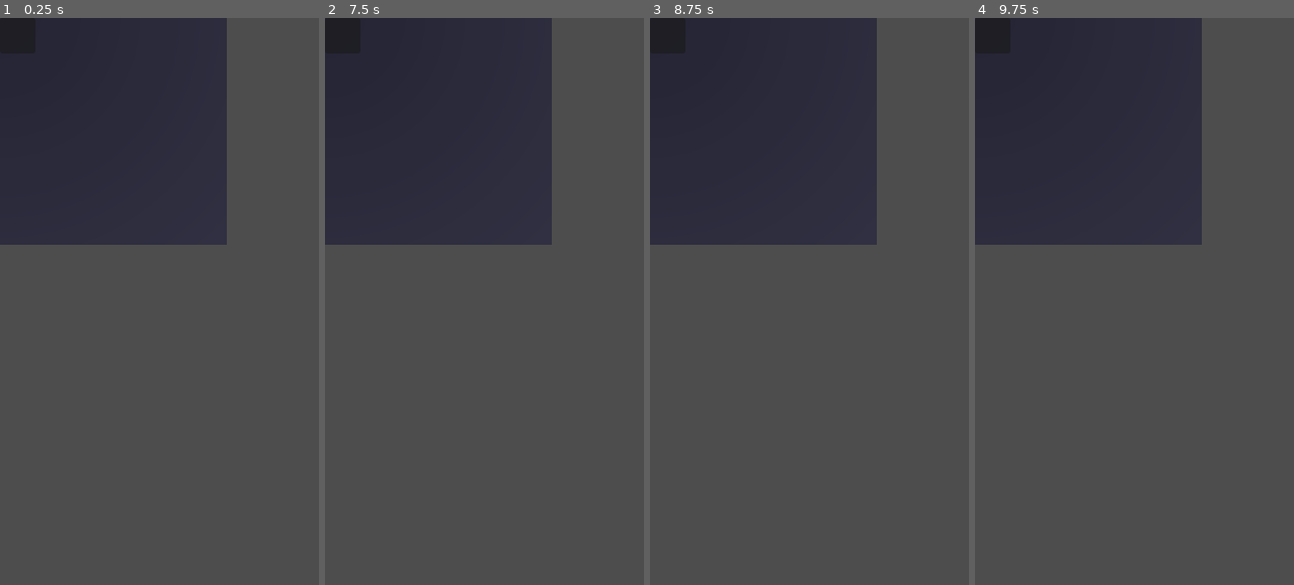
Above: before the commit, frames 1-4 (left to right).
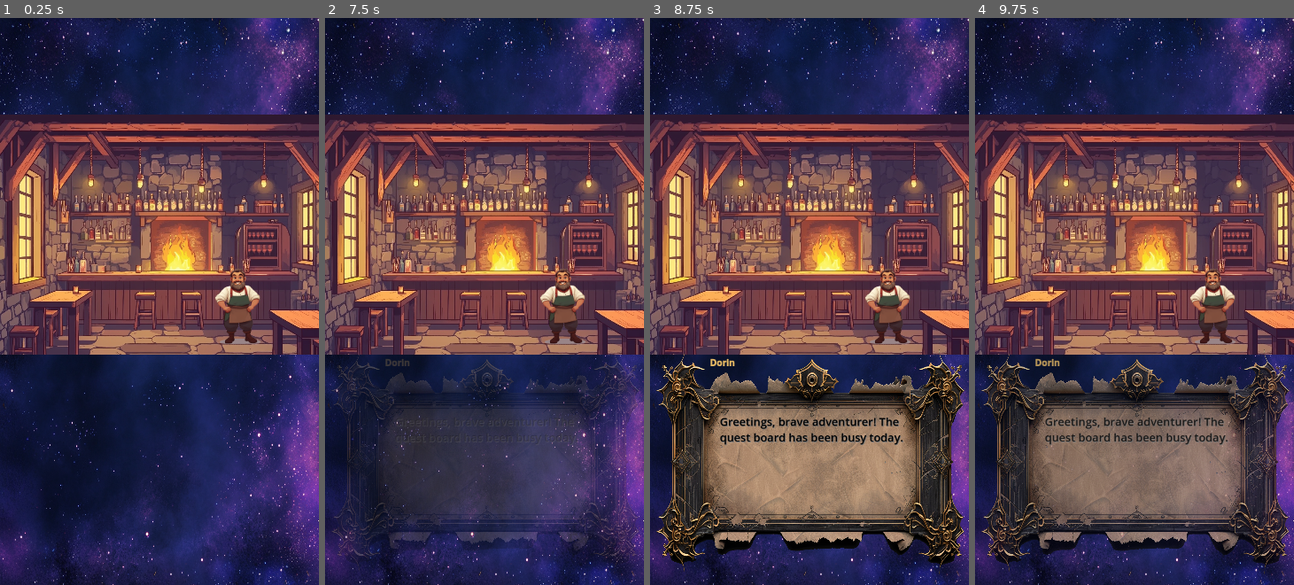
Above: after the commit, the same moments.

Repository: Wazaq/LifeQuest
Game: Godot game, scene res://scenes/main_menu/tavern_hub.tscn
The game is run twice, just before and just after one commit, with the same random seed, the same clock (stepped at 60 frames per second) and the same inputs. This scene is started directly instead of the project's main scene.
Inputs (mouse positions are in pixels of both pictures, inside the frame that each line leads up to):
- Up to frame 1 (0.25 s): no input
- Up to frame 2 (7.5 s): click (344, 35) at 0.52 s; click (344, 35) at 1.27 s; click (344, 35) at 2.02 s; click (344, 35) at 2.77 s; click (344, 35) at 3.52 s; click (344, 35) at 4.27 s; click (344, 35) at 5.02 s; click (344, 35) at 5.77 s; click (344, 35) at 6.52 s; tap Enter at 7.25 s; move the mouse to (554, 273) at 7.27 s; click (554, 273) at 7.42 s
- Up to frame 3 (8.75 s): tap Space at 8 s; move the mouse to (745, 329) at 8.02 s; click (745, 329) at 8.17 s
- Up to frame 4 (9.75 s): tap Enter at 8.75 s; move the mouse to (1166, 176) at 8.77 s; click (1166, 176) at 8.92 s; tap Space at 9.5 s; move the mouse to (1118, 414) at 9.52 s; click (1118, 414) at 9.67 s

The runs differ from the first frame. In frame 1, 89% of the frame differs, in the area x 0-100%, y 0-100%; in frame 2, 85%; in frame 3, 87%; in frame 4, 86%.

Commit message:
feat: Resolve navigation system architecture and eliminate duplicate nav bars
- Discovered navigation_container.gd in Main scene manages nav bar globally
- Fixed nav bar styling by removing UIRoot theme interference
- Restructured UI containers: NavigationContainer for persistent UI, ScreensContainer for dynamic content
- Updated navigation script references to new nav bar location
- Cleaned up obsolete character creation code and TODOs
- Implemented proper separation of concerns for UI architecture
- Added remote debugger workflow for live scene tree inspection

Phase 1 (Tavern Hub Foundation) complete - ready for Phase 2 (TutorialManager)

Diff:
--- a/scenes/main.tscn
+++ b/scenes/main.tscn
@@ -1,7 +1,6 @@
-[gd_scene load_steps=4 format=3 uid="uid://vxvn0u7kvv64"]
+[gd_scene load_steps=3 format=3 uid="uid://vxvn0u7kvv64"]
 
 [ext_resource type="Script" uid="uid://belcw5nfbpuei" path="res://scripts/ui/navigation_container.gd" id="1_0wfyh"]
-[ext_resource type="Theme" uid="uid://tswwpjjq4cws" path="res://assets/themes/fantasy_theme.tres" id="1_o5qli"]
 [ext_resource type="PackedScene" uid="uid://pr1y6pn052lh" path="res://scenes/ui/bottom_nav_bar.tscn" id="3_jyhfs"]
 
 [node name="Main" type="Node"]
@@ -14,7 +13,6 @@
 anchor_bottom = 1.0
 grow_horizontal = 2
 grow_vertical = 2
-theme = ExtResource("1_o5qli")
 
 [node name="Background" type="ColorRect" parent="UIRoot"]
 layout_mode = 1
@@ -23,7 +21,7 @@
 anchor_bottom = 1.0
 grow_horizontal = 2
 grow_vertical = 2
-color = Color(0.12, 0.12, 0.17, 1)
+color = Color(0.121569, 0.121569, 0.168627, 1)
 
 [node name="MainContainer" type="MarginContainer" parent="UIRoot"]
 layout_mode = 1
@@ -40,6 +38,14 @@
 [node name="ScreensContainer" type="Control" parent="UIRoot/MainContainer"]
 layout_mode = 2
 
+[node name="NavigationContainer" type="Control" parent="UIRoot/MainContainer"]
+layout_mode = 2
+mouse_filter = 2
+
+[node name="BottomNavBar" parent="UIRoot/MainContainer/NavigationContainer" instance=ExtResource("3_jyhfs")]
+layout_mode = 1
+offset_top = 0.0
+
 [node name="NotificationLayer" type="Control" parent="UIRoot"]
 layout_mode = 1
 anchors_preset = 15
@@ -52,7 +58,3 @@
 [node name="PopupLayer" type="Control" parent="UIRoot"]
 layout_mode = 1
 anchors_preset = 0
-
-[node name="BottomNavBar" parent="UIRoot" instance=ExtResource("3_jyhfs")]
-layout_mode = 1
-offset_top = 0.0
--- a/scenes/main_menu/tavern_hub.tscn
+++ b/scenes/main_menu/tavern_hub.tscn
@@ -1,8 +1,10 @@
-[gd_scene load_steps=4 format=3 uid="uid://drejf0edkb2xd"]
+[gd_scene load_steps=6 format=3 uid="uid://drejf0edkb2xd"]
 
 [ext_resource type="Script" uid="uid://bx0of50bewnjx" path="res://scripts/ui/tavern_hub.gd" id="1_cpg3s"]
-[ext_resource type="PackedScene" uid="uid://v8l1el1yvy1y" path="res://scenes/ui/background_texture.tscn" id="2_bbt8p"]
+[ext_resource type="Texture2D" uid="uid://o66uvvtv67ox" path="res://assets/ui/frames/scene_background_1.png" id="2_xfbap"]
+[ext_resource type="Texture2D" uid="uid://bsf21aa7ro82r" path="res://assets/sprites/Tavern_Interior.png" id="3_n0ylw"]
 [ext_resource type="PackedScene" uid="uid://pr1y6pn052lh" path="res://scenes/ui/bottom_nav_bar.tscn" id="3_o8kkw"]
+[ext_resource type="Texture2D" uid="uid://dma1l2astupoi" path="res://assets/sprites/Bartender_resized.png" id="4_xfbap"]
 
 [node name="TavernHub" type="Control"]
 layout_mode = 3
@@ -13,32 +15,64 @@
 grow_vertical = 2
 script = ExtResource("1_cpg3s")
 
-[node name="BackgroundTexture" parent="." instance=ExtResource("2_bbt8p")]
-layout_mode = 0
-anchors_preset = 0
-anchor_right = 0.0
-anchor_bottom = 0.0
-grow_horizontal = 1
-grow_vertical = 1
+[node name="BackgroundContainer" type="Control" parent="."]
+layout_mode = 1
+anchors_preset = 15
+anchor_right = 1.0
+anchor_bottom = 1.0
+grow_horizontal = 2
+grow_vertical = 2
 
-[node name="TavernInterior" type="TextureRect" parent="."]
-layout_mode = 0
-offset_right = 40.0
-offset_bottom = 40.0
+[node name="Wallpaper" type="TextureRect" parent="BackgroundContainer"]
+layout_mode = 1
+anchors_preset = 15
+anchor_right = 1.0
+anchor_bottom = 1.0
+grow_horizontal = 2
+grow_vertical = 2
+texture = ExtResource("2_xfbap")
+expand_mode = 1
+
+[node name="Tavern_Interior" type="TextureRect" parent="BackgroundContainer"]
+layout_mode = 1
+anchors_preset = 15
+anchor_right = 1.0
+anchor_bottom = 1.0
+offset_top = -75.0
+offset_bottom = -75.0
+grow_horizontal = 2
+grow_vertical = 2
+texture = ExtResource("3_n0ylw")
+expand_mode = 1
+stretch_mode = 5
 
 [node name="TavernKeeperContainer" type="Control" parent="."]
-anchors_preset = 0
-offset_right = 40.0
-offset_bottom = 40.0
+layout_mode = 1
+anchors_preset = 15
+anchor_right = 1.0
+anchor_bottom = 1.0
+grow_horizontal = 2
+grow_vertical = 2
 
 [node name="TavernKeeper" type="TextureRect" parent="TavernKeeperContainer"]
-layout_mode = 0
-offset_right = 40.0
-offset_bottom = 40.0
-
-[node name="InteractionArea" type="Area2D" parent="TavernKeeperContainer"]
+layout_mode = 1
+anchors_preset = 8
+anchor_left = 0.5
+anchor_top = 0.5
+anchor_right = 0.5
+anchor_bottom = 0.5
+offset_left = 44.0
+offset_top = -40.0
+offset_right = 172.0
+offset_bottom = 88.0
+grow_horizontal = 2
+grow_vertical = 2
+scale = Vector2(0.7, 0.7)
+mouse_filter = 0
+texture = ExtResource("4_xfbap")
 
 [node name="NavigationElements" type="Control" parent="."]
+visible = false
 anchors_preset = 0
 offset_right = 40.0
 offset_bottom = 40.0
@@ -58,17 +92,6 @@
 offset_right = 40.0
 offset_bottom = 40.0
 
-[node name="WelcomePanel" type="PanelContainer" parent="."]
-layout_mode = 0
-offset_right = 40.0
-offset_bottom = 40.0
-
-[node name="WelcomeLabel" type="Label" parent="WelcomePanel"]
-layout_mode = 2
-
-[node name="DailyUpdateLabel" type="Label" parent="WelcomePanel"]
-layout_mode = 2
-
 [node name="BottomNavBar" parent="." instance=ExtResource("3_o8kkw")]
 visible = false
 layout_mode = 1
--- a/scenes/ui/bottom_nav_bar.tscn
+++ b/scenes/ui/bottom_nav_bar.tscn
@@ -1,6 +1,8 @@
-[gd_scene load_steps=2 format=3 uid="uid://pr1y6pn052lh"]
+[gd_scene load_steps=3 format=3 uid="uid://pr1y6pn052lh"]
 
 [ext_resource type="Script" uid="uid://q817c5ex8eaf" path="res://scripts/ui/bottom_nav_bar.gd" id="1_6m2i1"]
+
+[sub_resource type="StyleBoxEmpty" id="StyleBoxEmpty_6m2i1"]
 
 [node name="BottomNavBar" type="Control"]
 custom_minimum_size = Vector2(0, 80)
@@ -22,6 +24,7 @@
 anchor_bottom = 1.0
 size_flags_horizontal = 3
 size_flags_vertical = 8
+theme_override_styles/panel = SubResource("StyleBoxEmpty_6m2i1")
 
 [node name="HBoxContainer" type="HBoxContainer" parent="PanelContainer"]
 layout_mode = 2
--- a/scripts/autoload/dialog_manager.gd
+++ b/scripts/autoload/dialog_manager.gd
@@ -14,9 +14,16 @@
 var current_message_index = 0
 var current_choices = []
 var dialog_ui_instance = null
+var bottom_nav_bar = null
 
 # Reference to the dialog UI scene
 var dialog_ui_scene = preload("res://scenes/ui/dialog_ui.tscn")
+
+func _find_bottom_nav_bar():
+	# Look for the bottom nav bar in the scene
+	var current_scene = get_tree().current_scene
+	bottom_nav_bar = current_scene.find_child("BottomNavBar", true, false)
+	return bottom_nav_bar != null
 
 # Sets up the dialog UI instance if needed
 func _setup_dialog_ui(container: Control = null):
@@ -44,6 +51,12 @@
 	dialog_ui_instance.modulate.a = 0.0
 	var tween = create_tween()
 	tween.tween_property(dialog_ui_instance, "modulate:a", 1.0, 0.3)
+
+	# fade bottom nav bar out if there
+	if _find_bottom_nav_bar():
+		# Fade out bottom nav bar
+		var nav_tween = create_tween()
+		nav_tween.tween_property(bottom_nav_bar, "modulate:a", 0.0, 0.3)
 
 	print("DialogManager: Dialog UI setup complete")
 
@@ -250,6 +263,12 @@
 	print("DialogManager: Completing dialog")
 	is_dialog_active = false
 
+	# fade bottom nav bar in  if there
+	if bottom_nav_bar and is_instance_valid(bottom_nav_bar):
+   	 # Fade nav bar back in
+		var nav_tween = create_tween()
+		nav_tween.tween_property(bottom_nav_bar, "modulate:a", 1.0, 0.3)
+
 	# Animate dialog closing
 	if dialog_ui_instance:
 		var tween = create_tween()
--- a/scripts/autoload/ui_manager.gd
+++ b/scripts/autoload/ui_manager.gd
@@ -97,7 +97,7 @@
 				main_node._navigate_to(main_node.ScreenState.QUEST_CREATION, data)
 			"main_menu":
 				main_node._navigate_to(main_node.ScreenState.MAIN_MENU, data)
-			"character_creation":
+			"character_creation": # TODO: May need to remove, changed onboarding
 				main_node._navigate_to(main_node.ScreenState.CHARACTER_CREATION, data)
 			"character_profile":
 				main_node._navigate_to(main_node.ScreenState.CHARACTER_PROFILE, data)
@@ -110,6 +110,7 @@
 		return
 
 	# Legacy method for backward compatibility
+	# TODO: This legacy process may be OBE and can be removed
 	var screen_path = ""
 
 	# Map screen name to scene path
@@ -122,7 +123,7 @@
 			screen_path = "res://scenes/quests/quest_creation.tscn"
 		"main_menu":
 			screen_path = "res://scenes/main_menu/main_menu.tscn"
-		"character_creation":
+		"character_creation":# TODO: May need to remove, changed onboarding
 			screen_path = "res://scenes/character/character_creation.tscn"
 		"character_profile":
 			screen_path = "res://scenes/character/character_profile.tscn"
@@ -162,6 +163,7 @@
 		return
 
 	# Legacy method for backward compatibility
+	# TODO: This legacy process may be OBE and can be removed
 	# Find the previous screen in the container
 	if not main_container or not current_screen:
 		return
--- a/scripts/ui/bottom_nav_bar.gd
+++ b/scripts/ui/bottom_nav_bar.gd
@@ -16,13 +16,6 @@
 
 func _ready():
 	print("BottomNavBar: Initializing")
-
-	# Add styling to the panel container
-	var panel_style = StyleBoxFlat.new()
-	panel_style.bg_color = Color(0.15, 0.15, 0.2, 0.95)  # Dark background with slight transparency
-	panel_style.border_width_top = 1
-	panel_style.border_color = Color(0.3, 0.3, 0.4, 0.8)  # Subtle top border
-	$PanelContainer.add_theme_stylebox_override("panel", panel_style)
 
 	# Connect button signals
 	tavern_button.pressed.connect(func(): _on_nav_button_pressed("tavern", tavern_button))
--- a/scripts/ui/navigation_container.gd
+++ b/scripts/ui/navigation_container.gd
@@ -4,7 +4,6 @@
 # Screen states
 enum ScreenState {
 	SPLASH,
-	CHARACTER_CREATION,
 	CHARACTER_INTRO,
 	MAIN_MENU,
 	TAVERN_HUB,
@@ -17,7 +16,7 @@
 
 # Reference to screens container and bottom nav bar
 @onready var screens_container = $UIRoot/MainContainer/ScreensContainer
-@onready var bottom_nav_bar = $UIRoot/BottomNavBar
+@onready var bottom_nav_bar = $UIRoot/MainContainer/NavigationContainer/BottomNavBar
 @onready var notification_layer = $UIRoot/NotificationLayer
 @onready var popup_layer = $UIRoot/PopupLayer
 
@@ -71,6 +70,7 @@
 				ProfileManager.update_character(character_data.to_dictionary())
 
 	# For now, always load the splash screen first
+	# TODO: Update this section to route based on if character was created (Splash x Hub)
 	print("NavigationContainer: Loading splash screen")
 	_navigate_to(ScreenState.SPLASH)
 
@@ -114,14 +114,9 @@
 		ScreenState.SPLASH:
 			scene_path = "res://scenes/main_menu/splash_screen.tscn"
 			need_bottom_nav = false
-		ScreenState.CHARACTER_CREATION:
-			scene_path = "res://scenes/character/character_creation.tscn"
-			need_bottom_nav = false
 		ScreenState.CHARACTER_INTRO:
 			scene_path = "res://scenes/character/character_intro.tscn"
 			need_bottom_nav = false
-		ScreenState.MAIN_MENU:
-			scene_path = "res://scenes/main_menu/main_menu.tscn"
 		ScreenState.TAVERN_HUB:
 			scene_path = "res://scenes/main_menu/tavern_hub.tscn"
 		ScreenState.QUEST_BOARD:
@@ -134,6 +129,7 @@
 		ScreenState.ADVENTURES:
 			# Adventures screen not yet implemented
 			scene_path = ""
+			need_bottom_nav = false
 			if get_node_or_null("/root/UIManager"):
 				UIManager.show_toast("Adventures feature coming soon!", "info")
 			return
@@ -147,7 +143,8 @@
 	# Update bottom nav active button
 	if bottom_nav_bar and need_bottom_nav:
 		match screen_state:
-			ScreenState.MAIN_MENU, ScreenState.TAVERN_HUB:
+			#ScreenState.MAIN_MENU, ScreenState.TAVERN_HUB:
+			ScreenState.TAVERN_HUB:
 				bottom_nav_bar.set_active_button("tavern")
 			ScreenState.QUEST_BOARD:
 				bottom_nav_bar.set_active_button("quest_board")
--- a/scripts/ui/splash_screen.gd
+++ b/scripts/ui/splash_screen.gd
@@ -11,7 +11,6 @@
 
 	# We'll use a different method to get the button - directly from the scene
 	var direct_button = get_node_or_null("VBoxContainer/StartButton")
-	print("SplashScreen: Direct button reference exists: ", direct_button != null)
 
 	# Connect signals using shorter syntax
 	if direct_button:
@@ -21,10 +20,6 @@
 
 		# Connect with shorter syntax
 		direct_button.pressed.connect(_on_start_button_pressed)
-		print("SplashScreen: Button connected with shorter syntax")
-
-		# Add a direct callback for testing
-		direct_button.pressed.connect(func(): print("DIRECT CALLBACK TRIGGERED"))
 	else:
 		push_error("SplashScreen: StartButton not found!")
 
@@ -91,6 +86,7 @@
 		return  # Important! Return here to avoid running legacy code
 
 	# Legacy approach (fallback) - only runs if navigation system not found
+	#TODO: This section may be OBE 88 - 122
 	print("SplashScreen: Using legacy navigation (fallback)")
 
 	if has_character:
--- a/scripts/ui/tavern_hub.gd
+++ b/scripts/ui/tavern_hub.gd
@@ -1,32 +1,89 @@
 extends Control
-## TavernHub: Main hub for the application
 
-#@onready var header_label = $MarginContainer/VBoxContainer/HeaderLabel
-#
-#func _ready():
-	#print("TavernHub: Ready")
-	#
-	## Add margin to container
-	#var margin_container = $MarginContainer
-	#margin_container.add_theme_constant_override("margin_left", 20)
-	#margin_container.add_theme_constant_override("margin_right", 20)
-	#margin_container.add_theme_constant_override("margin_top", 20)
-	#margin_container.add_theme_constant_override("margin_bottom", 90) # Extra bottom margin for nav bar
-	#
-	## Make header label bigger
-	#header_label.add_theme_font_size_override("font_size", 28)
-	#
-	## Get subheader label
-	#var subheader_label = $MarginContainer/VBoxContainer/SubheaderLabel
-	#if subheader_label:
-		#subheader_label.add_theme_font_size_override("font_size", 18)
-	#
-	## Update welcome message with character name
-	#if get_node_or_null("/root/ProfileManager"):
-		#var character_name = "Hero"
-		#
-		## Check if ProfileManager has a character
-		#if ProfileManager.current_character and ProfileManager.current_character.has("name") and ProfileManager.current_character.name != "":
-			#character_name = ProfileManager.current_character.name
-		#
-		#header_label.text = "Welcome to the Tavern, %s!" % character_name
+# Node References
+@onready var tavern_keeper: TextureRect = $TavernKeeperContainer/TavernKeeper
+
+func _ready() -> void:
+	print("TavernHub: Ready")
+	_setup_ui()
+	_setup_tavern_keeper()
+	_update_welcome_message()
+	pass
+
+func _setup_ui():
+	# Since we removed the welcome panel, we mainly need to ensure
+	# the scene layout works well on mobile
+	# Any additional UI setup can go here in the future
+	pass
+
+func _setup_tavern_keeper():
+	# Connect tavern keeper interaction
+	print("TavernHub: Setting up tavern keeper interaction")
+
+	#Connect the Tavern Keeper signal for the Keeper clicks
+	if tavern_keeper:
+		tavern_keeper.gui_input.connect(_on_tavern_keeper_clicked)
+		print("TavernHub: Connected to tavern keeper TextureRect")
+
+		# Make sure the TextureRect can receive input
+		#tavern_keeper.mouse_filter = Control.MOUSE_FILTER_STOP
+	else:
+		print("TavernHub: ERROR - Tavern keeper not found")
+
+# Array of generic friendly responses from Dorin
+var keeper_responses = [
+	"Ah, %s! How goes your adventures today?",
+	"Hello there, %s! Have you checked on your quests lately?",
+	"%s, my friend! The tavern feels livelier with you here.",
+	"Good to see you, %s! Any exciting tales from your recent quests?",
+	"Welcome back, %s! The fire's warm and the quests are plenty.",
+	"Hail and well met, %s! Ready for another day of adventure?",
+	"%s! You're becoming quite the regular. I like that!",
+	"Ah, the legendary %s returns! How may I assist you today?",
+	"Greetings, brave %s! The quest board has been busy today."
+]
+
+func _on_tavern_keeper_clicked(event):
+	# Only respond to left mouse button press
+	if event is InputEventMouseButton and event.pressed and event.button_index == MOUSE_BUTTON_LEFT:
+		print("TavernHub: Tavern keeper clicked")
+		_show_keeper_response()
+
+func _show_keeper_response():
+	# Get players name
+	var player_name = ProfileManager.get_character_name()
+	if player_name.is_empty():
+		player_name = "adventurer"
+
+	# Pick a random response and insert the players name
+	var response = keeper_responses[randi() % keeper_responses.size()]
+	var formatted_response = response % player_name
+
+	# Show using Dialog manager
+	DialogManager.show_dialog("Dorin", formatted_response)
+
+func _update_welcome_message():
+	# setting up time-based greetings for the tavern keeper
+	print("TavernHub: Preparing time-based greetings")
+
+	# We'll integrate this into the keeper responses
+	_setup_time_based_keeper_greetings()
+
+func _setup_time_based_keeper_greetings():
+	# Get current time for time-based greeting
+	var current_time = Time.get_datetime_dict_from_system()
+	var hour = current_time.hour
+
+	var time_greeting = ""
+	if hour >= 5 and hour < 12:
+		time_greeting = "Good morning"
+	elif hour >= 12 and hour < 17:
+		time_greeting = "Good afternoon"
+	elif hour >= 17 and hour < 22:
+		time_greeting = "Good evening"
+	else:
+		time_greeting = "Greetings, night owl"
+
+	# Add time-based responses to the beginning of our keeper_responses array
+	keeper_responses.insert(0, time_greeting + ", %s! Welcome back to the Seeking Quill.")
+	keeper_responses.insert(1, time_greeting + ", brave %s! Ready for another day of adventure?")
Binary file added: assets/sprites/Bartender_resized.png
Not shown, added: assets/sprites/Bartender_resized.png.import
